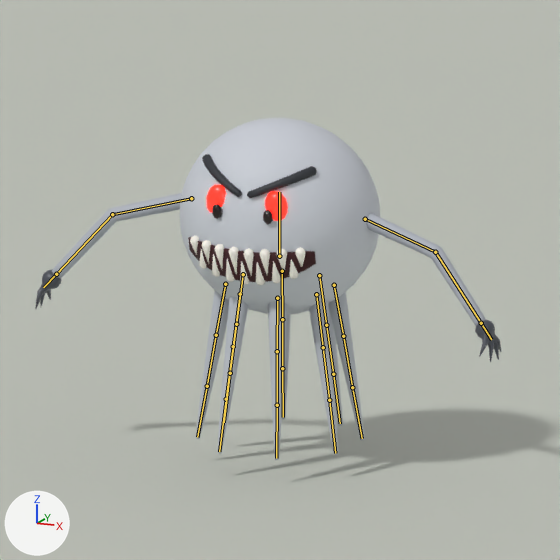
An edit to the Blender file blender/gusto.blend, drawn before and after from the same camera.
Before and after are seen from the file's camera 'GustoCamera'. The axes (+X, +Y, +Z) are drawn at lower left. The lights are the same throughout. The first picture is the older version. The bones that bend it are drawn over the model as lines.

Names of what the first picture shows: 'Gusto', 'GustoGround'.
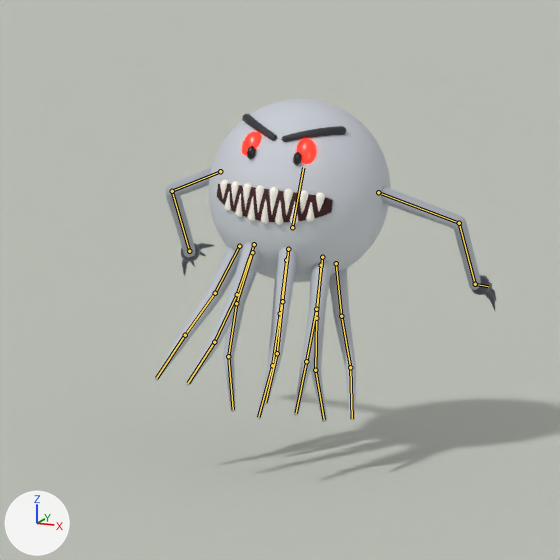
The newer file adds an action. The first version stands in its rest pose; the second is drawn at frame 11 of the action 'GustoInhale'.

Location of each change, [x1, y1, x2, y2] in pixels of the pictures (560 x 560 px):
'Gusto', posed (27% narrower)
    before: [35, 118, 502, 460]
    after: [154, 98, 496, 422]
bone 'body', root to tip
    before: (279, 256) to (279, 192)
    after: (292, 227) to (303, 167)
bone 'arm_upper.L', root to tip
    before: (365, 219) to (435, 252)
    after: (378, 192) to (459, 223)
bone 'arm_lower.L', root to tip
    before: (435, 252) to (481, 323)
    after: (459, 223) to (475, 284)
bone 'hand.L', root to tip
    before: (481, 323) to (491, 339)
    after: (475, 284) to (488, 286)
bone 'arm_upper.R', root to tip
    before: (191, 198) to (112, 214)
    after: (220, 171) to (172, 191)
bone 'arm_lower.R', root to tip
    before: (112, 214) to (56, 274)
    after: (172, 191) to (189, 251)
bone 'hand.R', root to tip
    before: (56, 274) to (43, 287)
    after: (189, 251) to (191, 252)
bone 'tentacle0_0', root to tip
    before: (240, 294) to (233, 346)
    after: (254, 244) to (237, 294)
bone 'tentacle0_1', root to tip
    before: (233, 346) to (226, 399)
    after: (237, 294) to (214, 342)
bone 'tentacle0_2', root to tip
    before: (226, 399) to (219, 451)
    after: (214, 342) to (188, 383)
bone 'tentacle1_0', root to tip
    before: (225, 284) to (216, 335)
    after: (239, 246) to (215, 293)
bone 'tentacle1_1', root to tip
    before: (216, 335) to (207, 386)
    after: (215, 293) to (185, 335)
bone 'tentacle1_2', root to tip
    before: (207, 386) to (197, 437)
    after: (185, 335) to (156, 378)
bone 'tentacle2_0', root to tip
    before: (243, 274) to (236, 324)
    after: (252, 252) to (236, 303)
bone 'tentacle2_1', root to tip
    before: (236, 324) to (230, 373)
    after: (236, 303) to (228, 356)
bone 'tentacle2_2', root to tip
    before: (230, 373) to (224, 422)
    after: (228, 356) to (233, 409)
bone 'tentacle3_0', root to tip
    before: (282, 271) to (282, 319)
    after: (286, 260) to (280, 313)
bone 'tentacle3_1', root to tip
    before: (282, 319) to (282, 368)
    after: (280, 313) to (272, 365)
bone 'tentacle3_2', root to tip
    before: (282, 368) to (283, 417)
    after: (272, 365) to (258, 417)
bone 'tentacle4_0', root to tip
    before: (319, 275) to (326, 325)
    after: (321, 265) to (316, 318)
bone 'tentacle4_1', root to tip
    before: (326, 325) to (333, 374)
    after: (316, 318) to (315, 370)
bone 'tentacle4_2', root to tip
    before: (333, 374) to (340, 423)
    after: (315, 370) to (324, 419)
bone 'tentacle5_0', root to tip
    before: (334, 285) to (343, 336)
    after: (336, 263) to (341, 316)
bone 'tentacle5_1', root to tip
    before: (343, 336) to (352, 387)
    after: (341, 316) to (350, 367)
bone 'tentacle5_2', root to tip
    before: (352, 387) to (362, 438)
    after: (350, 367) to (352, 418)
bone 'tentacle6_0', root to tip
    before: (316, 294) to (323, 347)
    after: (322, 257) to (316, 309)
bone 'tentacle6_1', root to tip
    before: (323, 347) to (329, 400)
    after: (316, 309) to (306, 361)
bone 'tentacle6_2', root to tip
    before: (329, 400) to (335, 453)
    after: (306, 361) to (296, 413)
bone 'tentacle7_0', root to tip
    before: (277, 298) to (277, 351)
    after: (288, 249) to (282, 301)
bone 'tentacle7_2', root to tip
    before: (277, 405) to (276, 458)
    after: (277, 353) to (265, 402)

The change in detail:
Bone 'body' (bone_body) moves from (0.0, 0.0, 0.0) to (0.0, 0.133, -0.183).
Bone 'body' (bone_body) turns from (0, 0, 0) to (-23, 1, -1) degrees about its own x, y and z.
Bone 'body' (bone_body) is rescaled from (1.0, 1.0, 1.0) to (0.9, 0.93, 0.9).
Bone 'arm_upper.L' (bone_arm_upper_l) moves from (0.0, 0.0, 0.0) to (-0.067, -0.109, -0.299).
Bone 'arm_upper.L' (bone_arm_upper_l) turns from (0, 0, 0) to (-29, -2, -7) degrees about its own x, y and z.
Bone 'arm_lower.L' (bone_arm_lower_l) turns from (0, 0, 0) to (-27, -5, -22) degrees about its own x, y and z.
Bone 'hand.L' (bone_hand_l) turns from (0, 0, 0) to (-21, 7, 36) degrees about its own x, y and z.
Bone 'arm_upper.R' (bone_arm_upper_r) moves from (0.0, 0.0, 0.0) to (0.088, -0.121, -0.274).
Bone 'arm_upper.R' (bone_arm_upper_r) turns from (0, 0, 0) to (-31, 3, 10) degrees about its own x, y and z.
Bone 'arm_lower.R' (bone_arm_lower_r) turns from (0, 0, 0) to (-24, 3, 16) degrees about its own x, y and z.
Bone 'hand.R' (bone_hand_r) turns from (0, 0, 0) to (-21, -6, -34) degrees about its own x, y and z.
Bone 'tentacle0_0' (bone_tentacle0_0) moves from (0.0, 0.0, 0.0) to (0.0, -0.295, -0.121).
Bone 'tentacle0_0' (bone_tentacle0_0) turns from (0, 0, 0) to (20, 1, -4) degrees about its own x, y and z.
Bone 'tentacle0_1' (bone_tentacle0_1) turns from (0, 0, 0) to (4, 0, -5) degrees about its own x, y and z.
Bone 'tentacle0_2' (bone_tentacle0_2) turns from (0, 0, 0) to (14, 0, -1) degrees about its own x, y and z.
Bone 'tentacle1_0' (bone_tentacle1_0) moves from (0.0, 0.0, 0.0) to (0.003, -0.222, -0.118).
Bone 'tentacle1_0' (bone_tentacle1_0) turns from (0, 0, 0) to (28, 2, -7) degrees about its own x, y and z.
Bone 'tentacle1_1' (bone_tentacle1_1) turns from (0, 0, 0) to (8, 0, -5) degrees about its own x, y and z.
Bone 'tentacle1_2' (bone_tentacle1_2) turns from (0, 0, 0) to (1, 0, 2) degrees about its own x, y and z.
Bone 'tentacle2_0' (bone_tentacle2_0) moves from (0.0, 0.0, 0.0) to (-0.005, -0.117, -0.097).
Bone 'tentacle2_0' (bone_tentacle2_0) turns from (0, 0, 0) to (24, 0, -2) degrees about its own x, y and z.
Bone 'tentacle2_1' (bone_tentacle2_1) turns from (0, 0, 0) to (-1, 0, 9) degrees about its own x, y and z.
Bone 'tentacle2_2' (bone_tentacle2_2) turns from (0, 0, 0) to (-1, 0, 14) degrees about its own x, y and z.
Bone 'tentacle3_0' (bone_tentacle3_0) moves from (0.0, 0.0, 0.0) to (0.001, -0.042, -0.069).
Bone 'tentacle3_0' (bone_tentacle3_0) turns from (0, 0, 0) to (29, -1, 5) degrees about its own x, y and z.
Bone 'tentacle3_1' (bone_tentacle3_1) turns from (0, 0, 0) to (5, 0, 1) degrees about its own x, y and z.
Bone 'tentacle3_2' (bone_tentacle3_2) turns from (0, 0, 0) to (-1, 0, -9) degrees about its own x, y and z.
Bone 'tentacle4_0' (bone_tentacle4_0) moves from (0.0, 0.0, 0.0) to (0.019, -0.038, -0.074).
Bone 'tentacle4_0' (bone_tentacle4_0) turns from (0, 0, 0) to (20, 1, -4) degrees about its own x, y and z.
Bone 'tentacle4_1' (bone_tentacle4_1) turns from (0, 0, 0) to (-10, 0, 0) degrees about its own x, y and z.
Bone 'tentacle4_2' (bone_tentacle4_2) turns from (0, 0, 0) to (-10, 1, 7) degrees about its own x, y and z.
Bone 'tentacle5_0' (bone_tentacle5_0) moves from (0.0, 0.0, 0.0) to (0.017, -0.105, -0.108).
Bone 'tentacle5_0' (bone_tentacle5_0) turns from (0, 0, 0) to (21, -1, 6) degrees about its own x, y and z.
Bone 'tentacle5_1' (bone_tentacle5_1) turns from (0, 0, 0) to (4, 0, 5) degrees about its own x, y and z.
Bone 'tentacle5_2' (bone_tentacle5_2) turns from (0, 0, 0) to (6, 0, -5) degrees about its own x, y and z.
Bone 'tentacle6_0' (bone_tentacle6_0) moves from (0.0, 0.0, 0.0) to (-0.004, -0.21, -0.131).
Bone 'tentacle6_0' (bone_tentacle6_0) turns from (0, 0, 0) to (23, 1, -3) degrees about its own x, y and z.
Bone 'tentacle6_1' (bone_tentacle6_1) turns from (0, 0, 0) to (-7, 0, -8) degrees about its own x, y and z.
Bone 'tentacle6_2' (bone_tentacle6_2) turns from (0, 0, 0) to (-10, -1, -7) degrees about its own x, y and z.
Bone 'tentacle7_0' (bone_tentacle7_0) moves from (0.0, 0.0, 0.0) to (-0.012, -0.29, -0.127).
Bone 'tentacle7_0' (bone_tentacle7_0) turns from (0, 0, 0) to (17, 0, 1) degrees about its own x, y and z.
Bone 'tentacle7_2' (bone_tentacle7_2) turns from (0, 0, 0) to (12, 0, -2) degrees about its own x, y and z.
